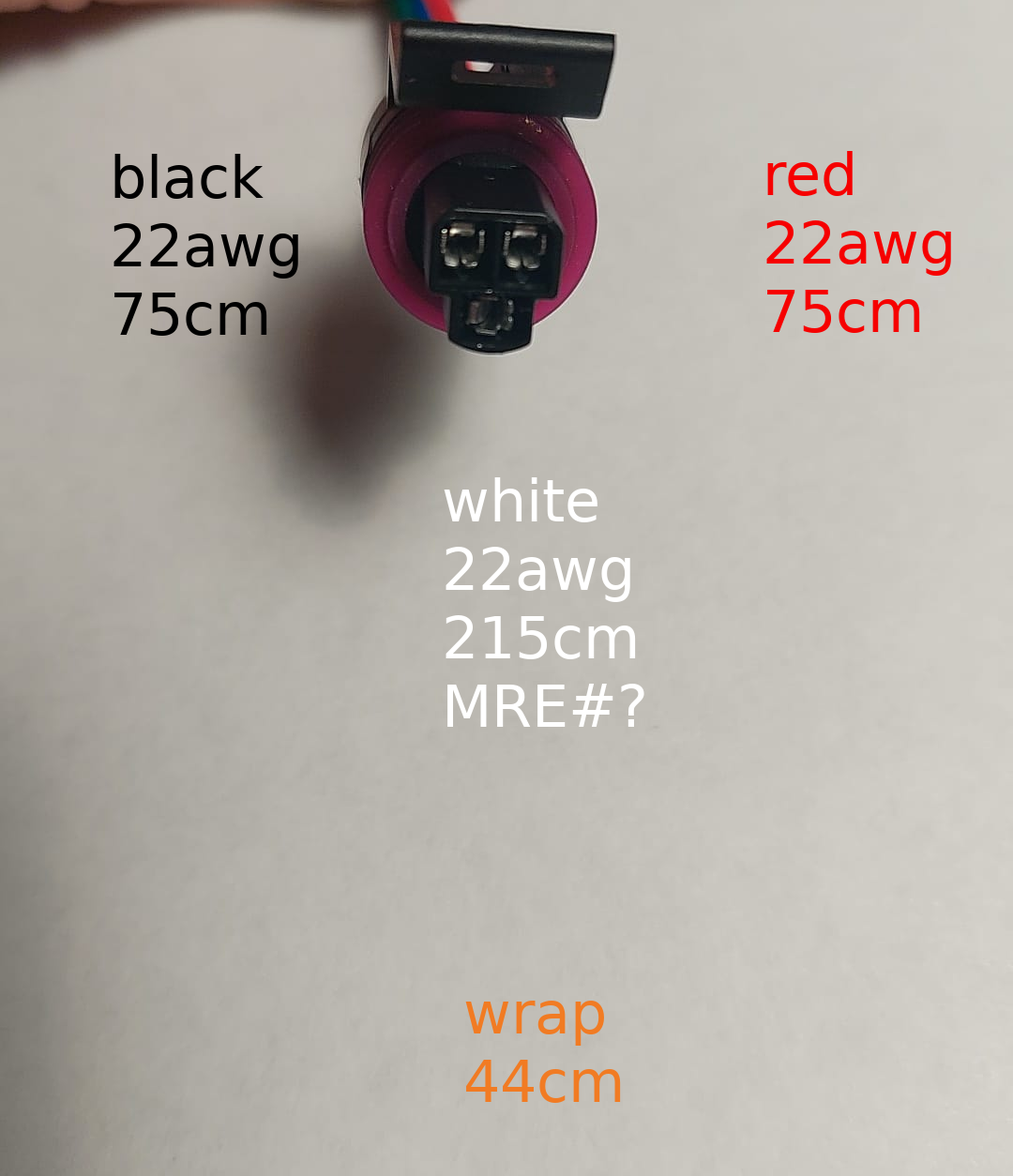
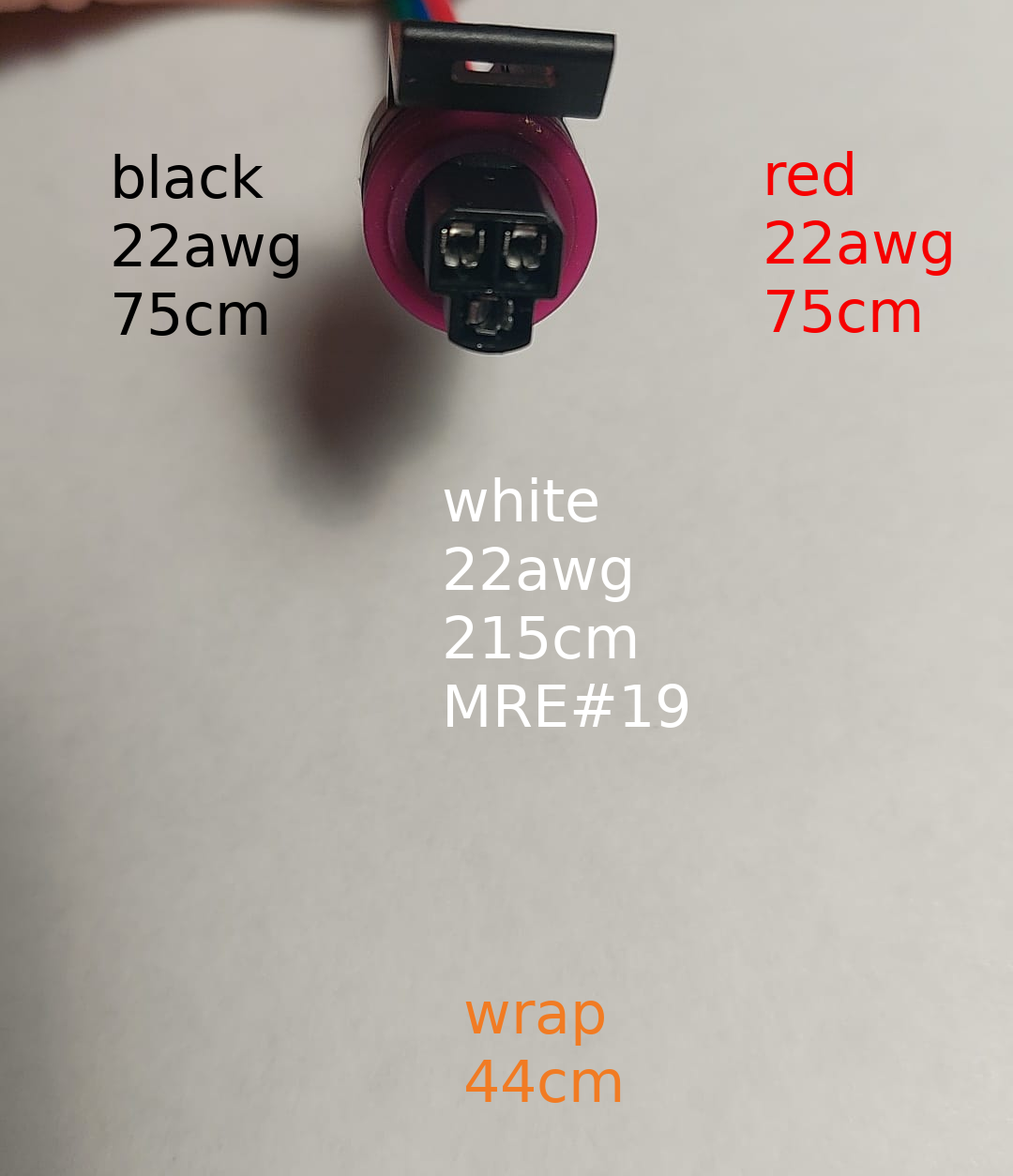
Layer changes from the first 1013 x 1176 image to the second:
painted on "white ..." over bbox(497, 683, 689, 728)
